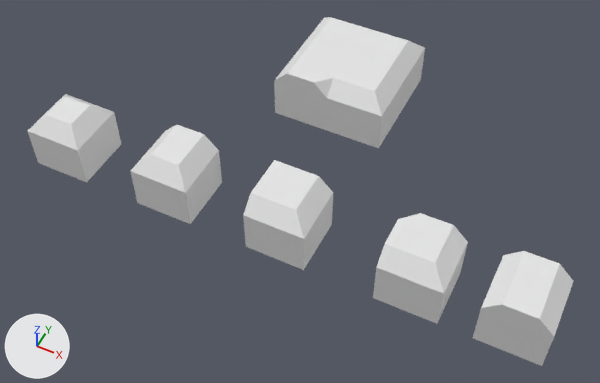
The Blender file Created Assets/Aiden Working Files/3D Models/Modular Walls/ModularWalls.blend, before and after one commit.
Before and after are seen from a camera (50 mm lens) standing at (7.8, -7.23, 9.65) and looking at (3.67, 1.03, -0.67). The lights are fixed; the arrows at lower left show +X, +Y and +Z.

The first picture shows 'CornerWall', 'CornerWall.001', 'CornerWall.002', 'CornerWall.003', 'CornerWall.004', 'CornerWall.005', 'EndWall', 'MidWall', 'SingleWall'.
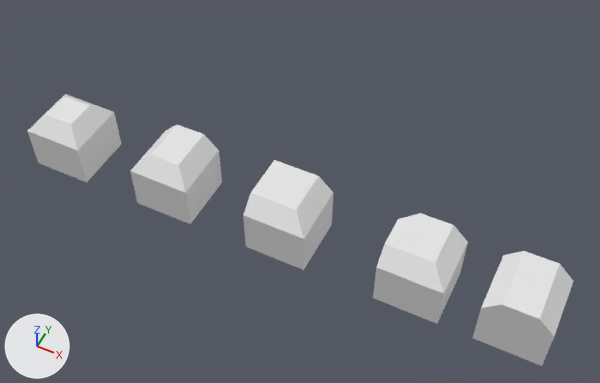
Boxes (x1, y1, x2, y2) around the edits, measured in the pictures (600 x 383 px):
'CornerWall.001', deleted
    before: (326, 53, 404, 148)
'CornerWall.002', deleted
    before: (274, 41, 352, 130)
'CornerWall.004', deleted
    before: (352, 29, 425, 111)
'CornerWall.003', deleted
    before: (300, 17, 369, 52)

The change, as a diff of the scene's bpy script:
```diff
--- a/Created Assets/Aiden Working Files/3D Models/Modular Walls/ModularWalls.blend.py
+++ b/Created Assets/Aiden Working Files/3D Models/Modular Walls/ModularWalls.blend.py
@@ ob_cornerwall_001 @@
-ob_cornerwall_001 = bpy.data.objects.new('CornerWall.001', me_cube_007)
-ob_cornerwall_001.location = (4.0, 2.88, 0.0)
@@ ob_cornerwall_002 @@
-ob_cornerwall_002 = bpy.data.objects.new('CornerWall.002', me_cube_008)
-ob_cornerwall_002.location = (3.0, 2.88, 0.0)
-ob_cornerwall_002.rotation_euler = (0.0, 0.0, -1.571)  # degrees (0, 0, -90)
@@ ob_cornerwall_003 @@
-ob_cornerwall_003 = bpy.data.objects.new('CornerWall.003', me_cube_009)
-ob_cornerwall_003.location = (3.0, 3.88, 0.0)
-ob_cornerwall_003.rotation_euler = (0.0, 0.0, 3.142)  # degrees (0, 0, 180)
@@ ob_cornerwall_004 @@
-ob_cornerwall_004 = bpy.data.objects.new('CornerWall.004', me_cube_010)
-ob_cornerwall_004.location = (4.0, 3.88, 0.0)
-ob_cornerwall_004.rotation_euler = (0.0, 0.0, 1.571)  # degrees (0, 0, 90)
```
